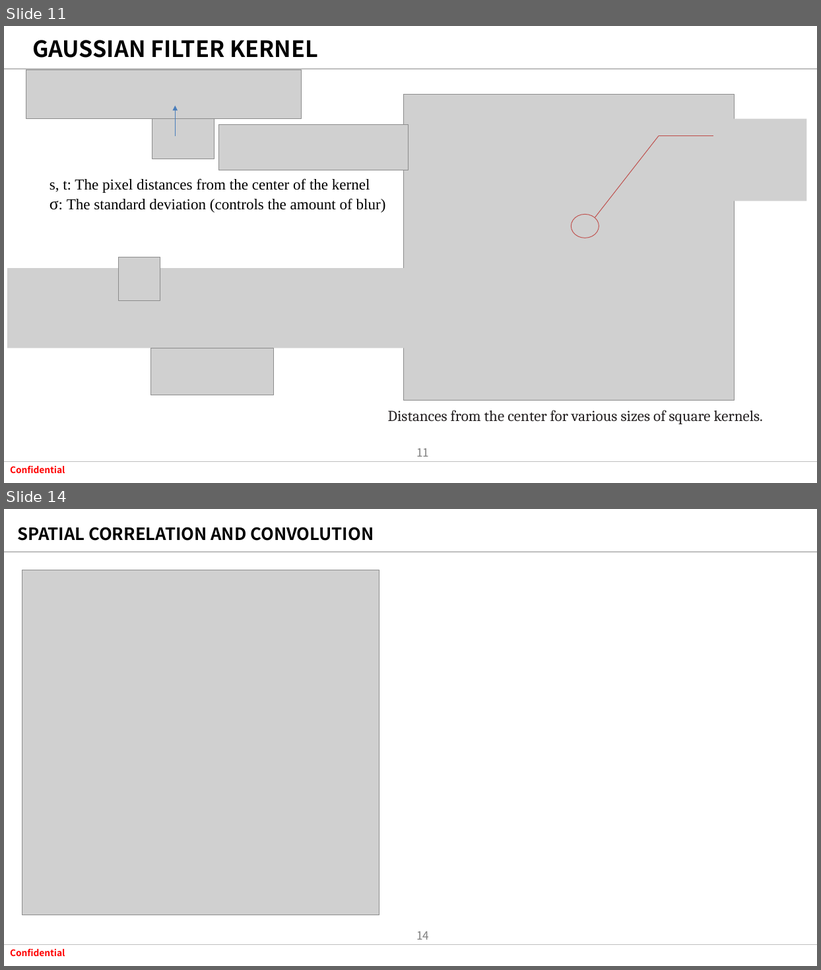
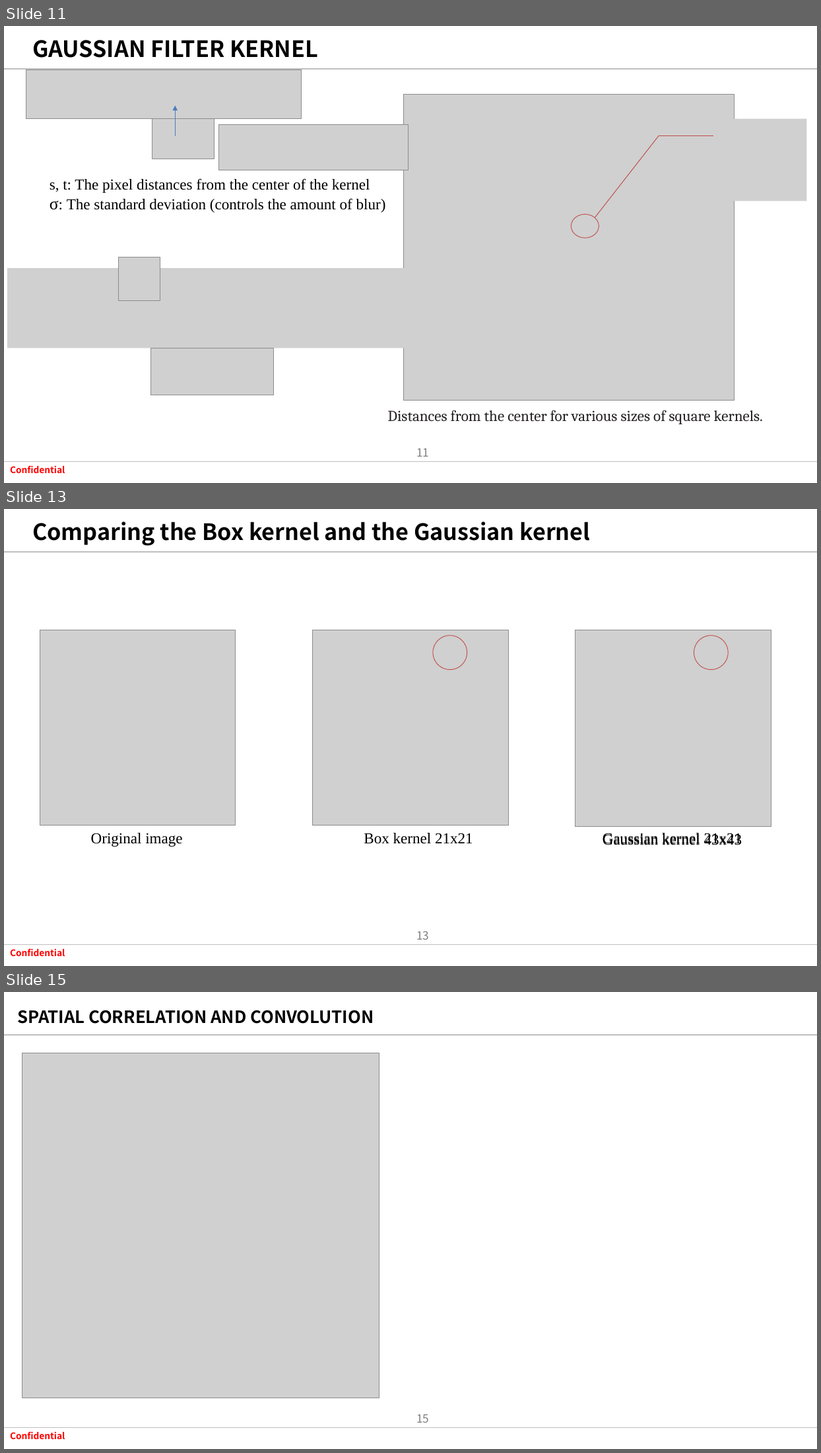
Before and after one commit to tuananh020400/FresherXavisTech, a slide deck: Document/SlideWeek2/Spatial Filltering .pptx. Shown one above the other, each under a label of ours: slides 11 and 14 before the commit, slides 11, 13 and 15 after it; the slides between them are not shown. The pictures are 821x970 and 821x1453 pixels, drawn with LibreOffice and Linux fonts; fonts in the diff are those of the drawing; grey boxes stand for pictures; background and template pictures are left out. Boxes give left, top, right and bottom in pixels: in the first picture for what was removed or moved away, otherwise in the second. Text is boxed around its words. In the diff, an @@ line names an element or a change of style, - is before the commit and + after.

```diff
--- a/Document/SlideWeek2/Spatial Filltering .pptx
+++ b/Document/SlideWeek2/Spatial Filltering .pptx
@@ slide 13 added at [4,509,817,966], background #FFFFFF; not listed: 4 template elements that a slide beside it also shows @@
@@ title added at [32,522,591,545], 26.6 pt, text #000000, bold @@
+Comparing the Box kernel and the Gaussian kernel
@@ picture added at [40,630,235,826] @@
@@ picture added at [312,630,508,826] @@
@@ ellipse added at [433,636,467,670], outline #C0504D 0.75 pt @@
@@ picture added at [575,630,772,826] @@
@@ picture added at [575,630,772,827] @@
@@ ellipse added at [694,636,729,670], outline #C0504D 0.75 pt @@
@@ text added at [91,833,182,847], 18 pt, text #000000 @@
+Original image
@@ text added at [364,833,473,844], 18 pt, text #000000 @@
+Box kernel 21x21
@@ text added at [603,833,743,846], 18 pt, text #000000 @@
+Gaussian kernel 21x21
@@ text added at [704,833,743,846], 18 pt, text #000000 @@
+Gaussian kernel 43x43
@@ what was slide 14 is now slide 15 @@
@@ page number at [416,1414,429,1423]: text changed @@
-14
+15
```
Also in this commit, not shown: 1 slide changed, 1 other slide added, 2 slides removed, 3 other files.
